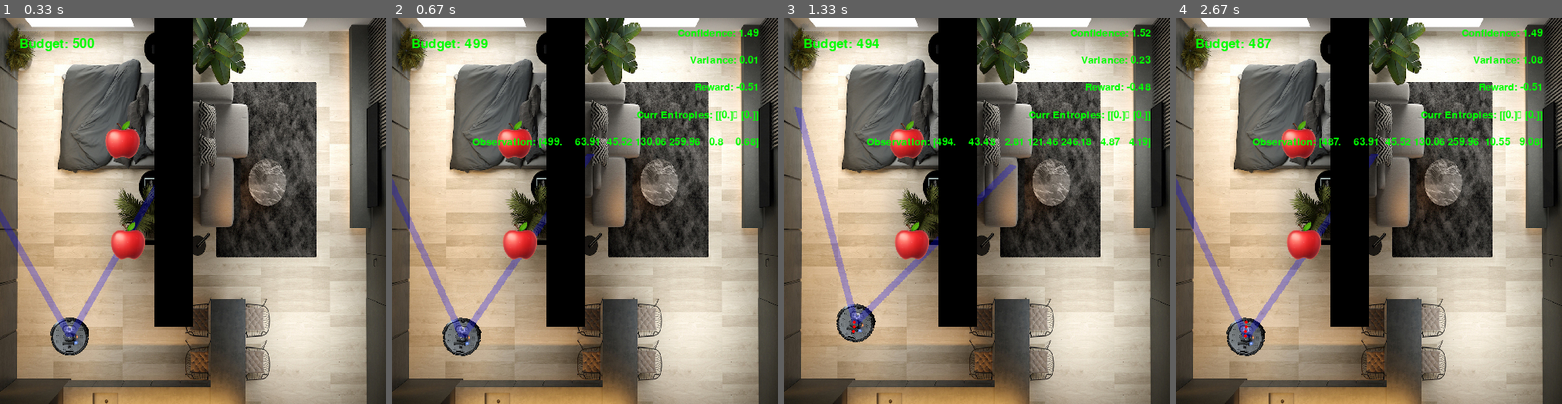
Above: before the commit, frames 1-4 (left to right).
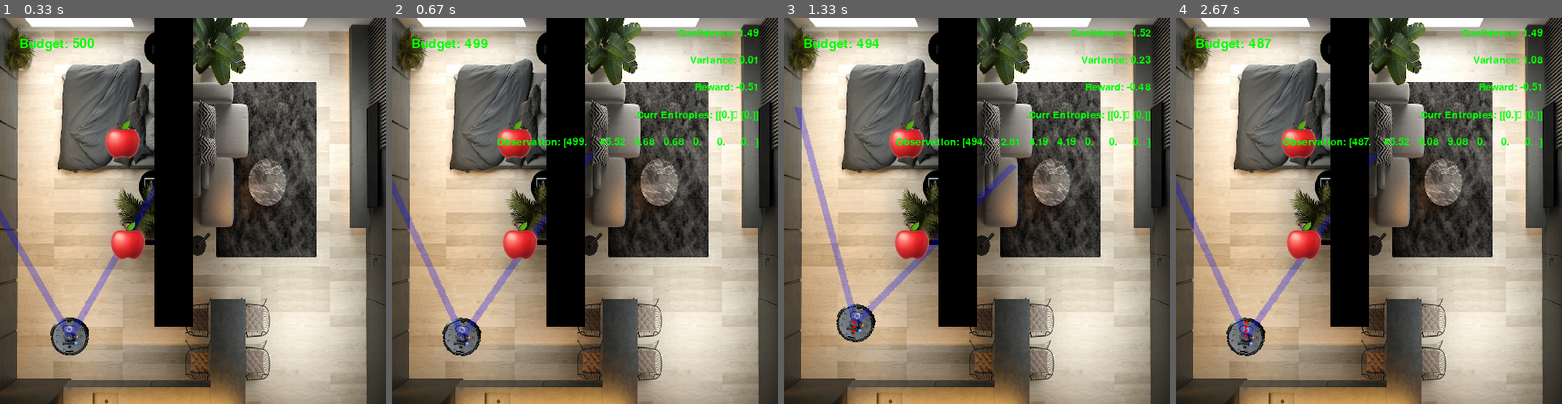
Above: after the commit, the same moments.

Repository: Anwealso/ReLOaD
Game: pygame game, started from reload/simplesim/env_gym.py
The game is run twice, just before and just after one commit, with the same random seed, the same clock (stepped at 60 frames per second) and the same inputs.
Inputs:
- Up to frame 1 (0.33 s): no input
- Up to frame 2 (0.67 s): hold Right from 0.33 s (still down)
- Up to frame 3 (1.33 s): release Right at 0.8 s; hold Up 0.83-1.13 s; tap Space at 0.9, 1.23 s; hold Right from 1.17 s (still down)
- Up to frame 4 (2.67 s): release Right at 1.63 s; hold Left 1.67-2.2 s; tap Space at 1.73, 2.3 s; hold Down 2.23-2.65 s

Frame 1 is identical in both runs. In frame 2, 0.9% of the frame differs, in the area x 20-95%, y 31-34%; in frame 3, 0.8%; in frame 4, 0.9%.

Commit message:
Fixed np array warning

Diff:
--- a/reload/simplesim/env_gym.py
+++ b/reload/simplesim/env_gym.py
@@ -100,11 +100,11 @@
             dx = target_x_cart - robot_x_cart
             dy = target_y_cart - robot_y_cart
             (dx, dy) = self.world_to_body_frame(dx, dy)  # convert to body frame
-            target_info[0][i] = dx
-            target_info[1][i] = dy
+            np.put(target_info, [0, i], dx)
+            np.put(target_info, [1, i], dy)
 
             # Add current object sum of confidence over all time
-            target_info[2][i] = float(np.sum(self.game.confidences[i, :]))
+            np.put(target_info, [2, i], float(np.sum(self.game.confidences[i, :])))
 
         observation = spaces.utils.flatten(
             self.observation_space_unflattened,
